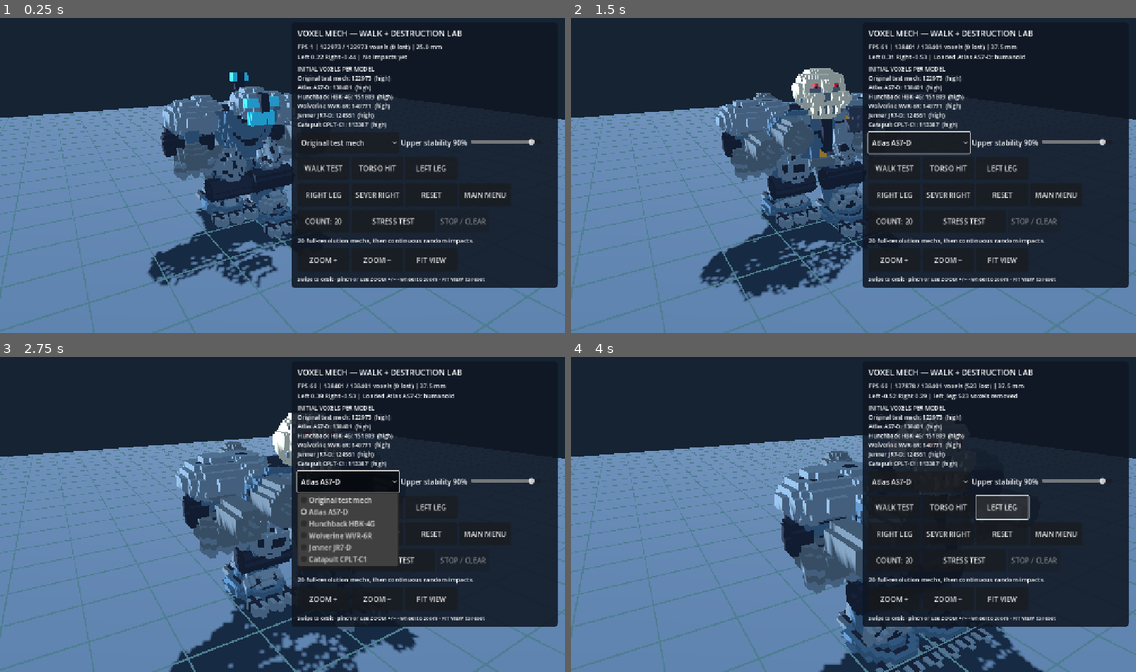
Above: before the commit, frames 1-4 (two rows, left to right).
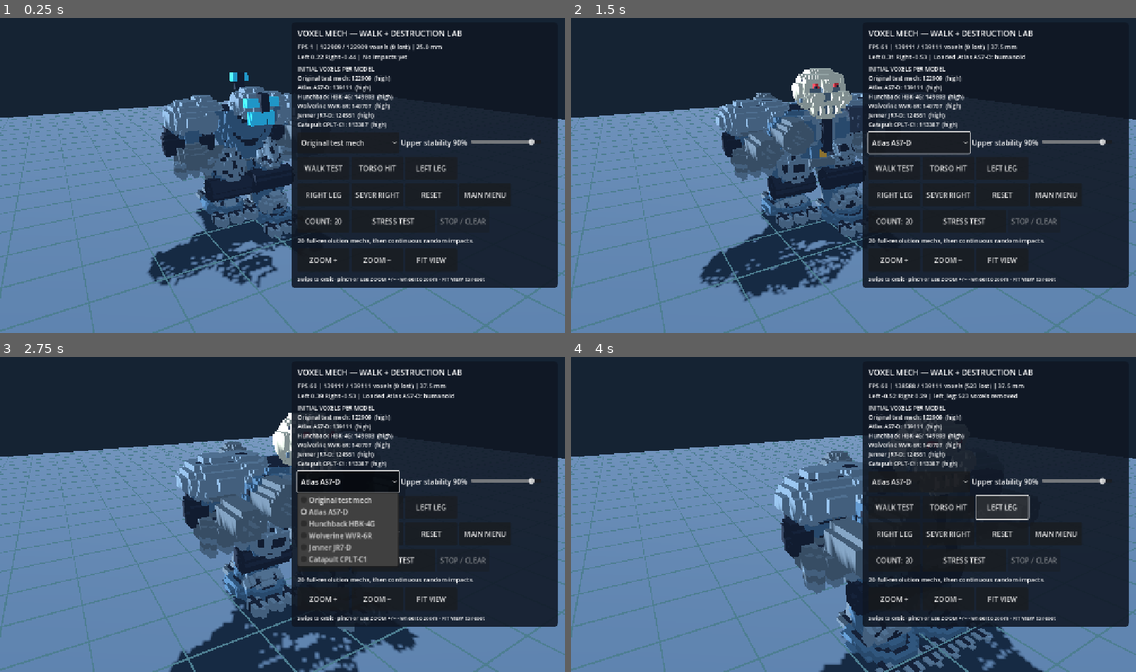
Above: after the commit, the same moments.

Repository: drag0nblad3/BtechMobile
Game: Godot game, scene res://scenes/voxel_mech_lab.tscn
Two runs of this game, one before a commit and one after it. Both use one fixed random seed, a clock stepped at 60 frames per second and the inputs below. This scene is started directly instead of the project's main scene.
Inputs:
- Up to frame 1 (0.25 s): no input
- Up to frame 2 (1.5 s): click "Original test mech" at 0.5 s; click "WALK TEST" at 1.25 s
- Up to frame 3 (2.75 s): click "Atlas AS7-D" at 2 s
- Up to frame 4 (4 s): click "TORSO HIT" at 2.75 s; click "LEFT LEG" at 3.5 s

The runs differ from the first frame. In frame 1, less than 0.1% of the frame differs, in the area x 33-66%, y 8-50%; in frame 2, 0.6%, in the area x 31-66%, y 8-81%; in frame 3, 0.5%; in frame 4, 0.1%.

Commit message:
Taper Hunchback upper hull and add Atlas curved breastplate plus articulated knuckle gaps

Diff:
--- a/src/view/units/voxel_anatomy_v2.gd
+++ b/src/view/units/voxel_anatomy_v2.gd
@@ -100,6 +100,11 @@
 		for yy in [-1, 1, 3]:
 			p.carve_box(Vector3i(-12 if side < 0 else 7, yy, 10),
 					Vector3i(-7 if side < 0 else 12, yy, 11))
+	# Curved breastplate halves project forward of the hull and meet at a
+	# true recessed sternum. The old model was a featureless vertical slab.
+	for side in [-1, 1]:
+		ellipsoid(p, Vector3(float(side) * 4.3, -1.1, -6.6),
+				Vector3(4.0, 4.2, 2.4), 4, 0)
 	# Dark recessed spinal split, neck hinge and layered pectorals.
 	p.fill_box(Vector3i(-1, -6, -8), Vector3i(0, 2, -7), 1)
 	for y in [-5, -1]:
@@ -148,7 +153,7 @@
 	hull(p, -8, 3, Vector2(5.4, 5.0), Vector2(8.6, 6.1), 0)
 	# Hunchback's silhouette is deliberately *uneven*: great right-shoulder
 	# autocannon box vs tiny cockpit tucked into the left side.
-	ellipsoid(p, Vector3(7.3, 5.7, 0), Vector3(6.0, 5.8, 5.6), 4)
+	ellipsoid(p, Vector3(7.3, 5.7, 0), Vector3(5.6, 5.5, 5.4), 4)
 	ellipsoid(p, Vector3(-7.8, 0.6, 1), Vector3(4.5, 4.8, 5.1), 0)
 	ellipsoid(p, Vector3(-3.0, 5.7, -4.0), Vector3(3.8, 3.6, 3.9), 4)
 	p.fill_box(Vector3i(-5, 5, -8), Vector3i(-2, 6, -7), 2)
@@ -278,6 +283,9 @@
 	for x in [-3, 0, 3]:
 		ellipsoid(p, Vector3(float(x), -11.1, -3.6),
 				Vector3(1.35, 2.0, 2.0), 4, 8)
+	# Real gaps between separately armored knuckles.
+	for x in [-1, 2]:
+		p.carve_box(Vector3i(x, -13, -6), Vector3i(x, -11, -4))
 	for x in [-5, 4]:
 		p.fill_box(Vector3i(x, -8, 2), Vector3i(x, -3, 3), 1)
 	if shape == "atlas":
